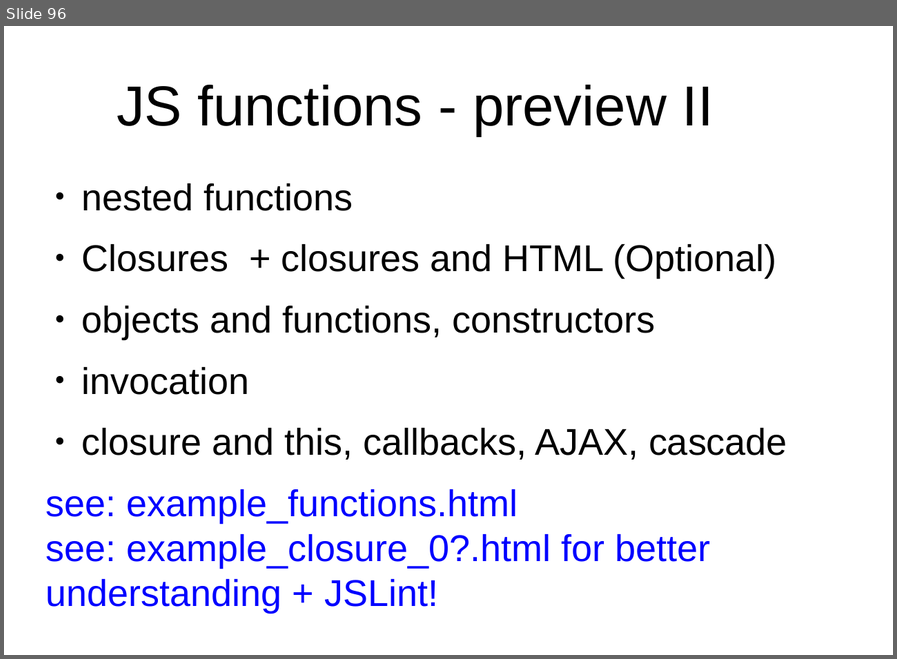
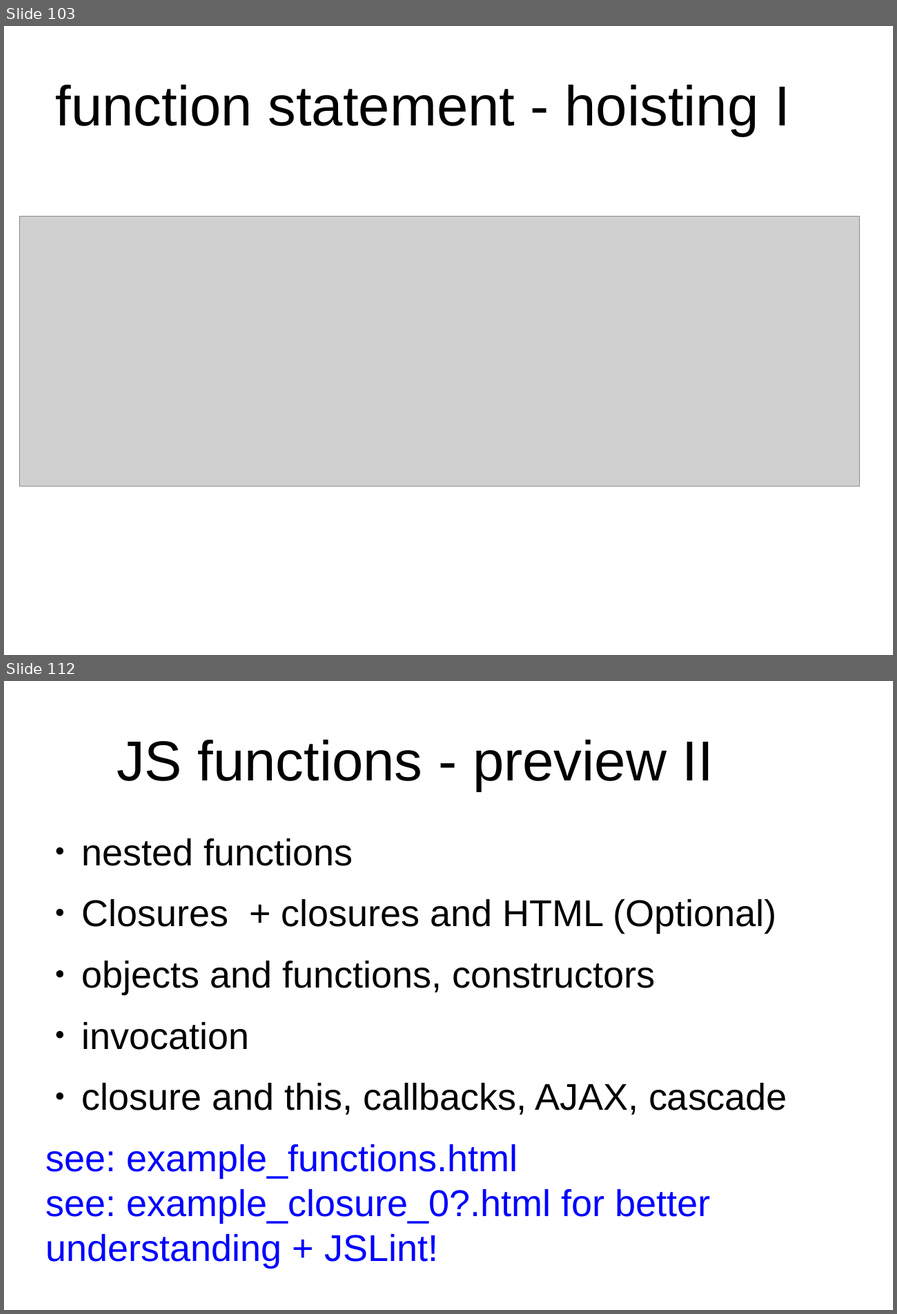
Before and after one commit to peterborkuti/other, a slide deck: JavaScriptBasics/jsbasics-slide.odp. Shown one above the other, each under a label of ours: slide 96 before the commit, slides 103 and 112 after it; the slides between them are not shown. The pictures are 897x659 and 897x1314 pixels, drawn with LibreOffice and Linux fonts; fonts in the diff are those of the drawing; grey boxes stand for pictures; background and template pictures are left out. Boxes give left, top, right and bottom in pixels: in the first picture for what was removed or moved away, otherwise in the second. Text is boxed around its words. In the diff, an @@ line names an element or a change of style, - is before the commit and + after.

Commit message:
function impress 02

```diff
--- a/JavaScriptBasics/jsbasics-slide.odp
+++ b/JavaScriptBasics/jsbasics-slide.odp
@@ slide 103 added at box(4, 26, 893, 655), background #FFFFFF @@
@@ title added at box(56, 85, 790, 136), 53.3 pt, text #000000 @@
+function statement - hoisting I
@@ picture added at box(19, 216, 860, 486) @@
@@ what was slide 96 is now slide 112 @@
```
Also in this commit, not shown: 2 slides changed, 15 other slides added, 1 other file.
